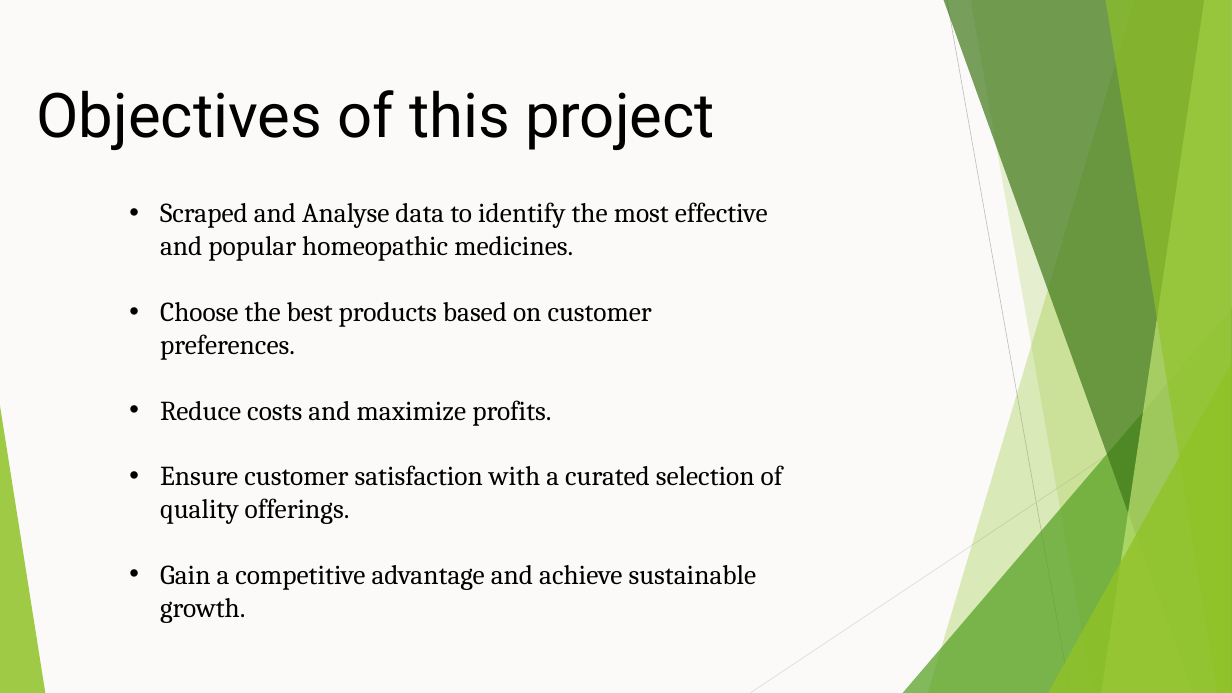
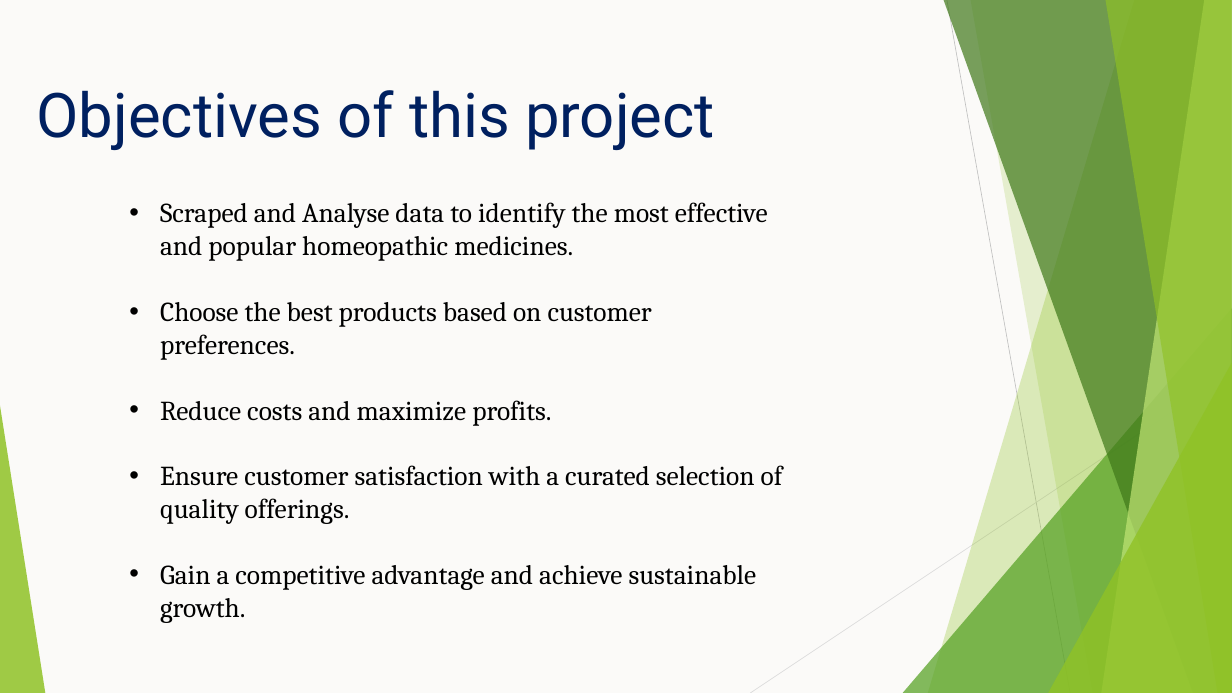
Before and after one commit to MaasahebbiUstad/1mg-Homeopathy-Data-Analysis, a slide deck: slide 3 of 1mg_Homoepathy_ppt.pptx. Drawn at 1232x693 pixels with LibreOffice and Linux fonts; fonts in the diff are those of the drawing. Boxes give left, top, right and bottom in pixels: in the first picture for what was removed or moved away, otherwise in the second. Text is boxed around its words. In the diff, an @@ line names an element or a change of style, - is before the commit and + after.

```diff
--- a/1mg_Homoepathy_ppt.pptx
+++ b/1mg_Homoepathy_ppt.pptx
@@ text "Objectives of this project" at (x1=37, y1=90, x2=715, y2=150): text colour #000000 to #002060 @@
```
Also in this commit, not shown: 7 other slides changed, 2 slides added.
